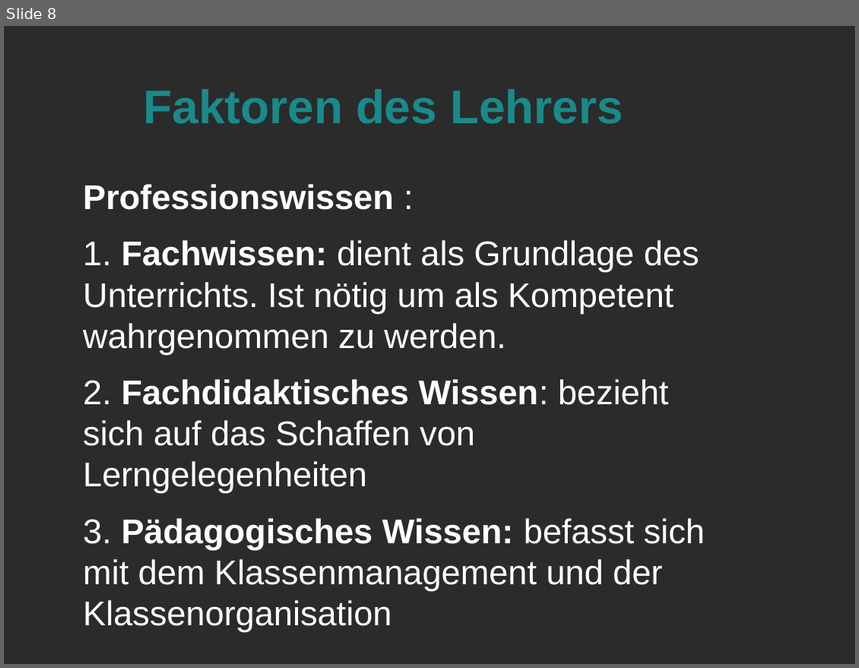
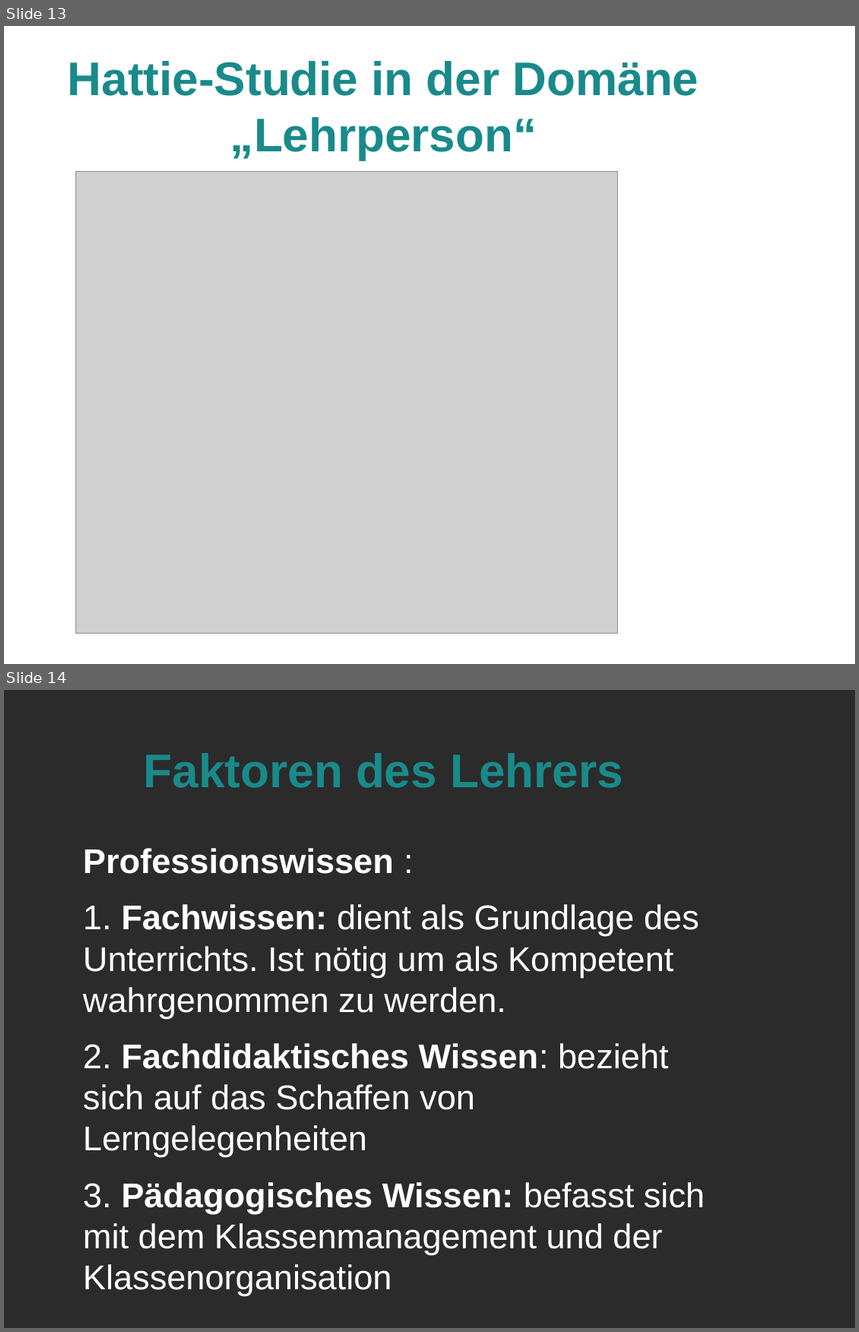
Before and after one commit to LorenzMueller/SS19, a slide deck: Mathe Didaktik/Präsentation.odp. Shown one above the other, each under a label of ours: slide 8 before the commit, slides 13 and 14 after it. The pictures are 859x668 and 859x1332 pixels, drawn with LibreOffice and Linux fonts; fonts in the diff are those of the drawing; grey boxes stand for pictures; background and template pictures are left out; a plain dark background stands for a picture behind light text. Boxes give left, top, right and bottom in pixels: in the first picture for what was removed or moved away, otherwise in the second. Text is boxed around its words. In the diff, an @@ line names an element or a change of style, - is before the commit and + after.

```diff
--- a/Mathe Didaktik/Präsentation.odp
+++ b/Mathe Didaktik/Präsentation.odp
@@ slide 13 added at [4,26,855,664], background picture (left out) @@
@@ title added at [68,61,699,160], 44 pt, text #198A8A, bold @@
+Hattie-Studie in der Domäne „Lehrperson“
@@ picture added at [76,172,618,635] @@
@@ what was slide 8 is now slide 14 @@
```
Also in this commit, not shown: 1 slide changed, 8 other slides added, 1 slide removed, 4 other files.
